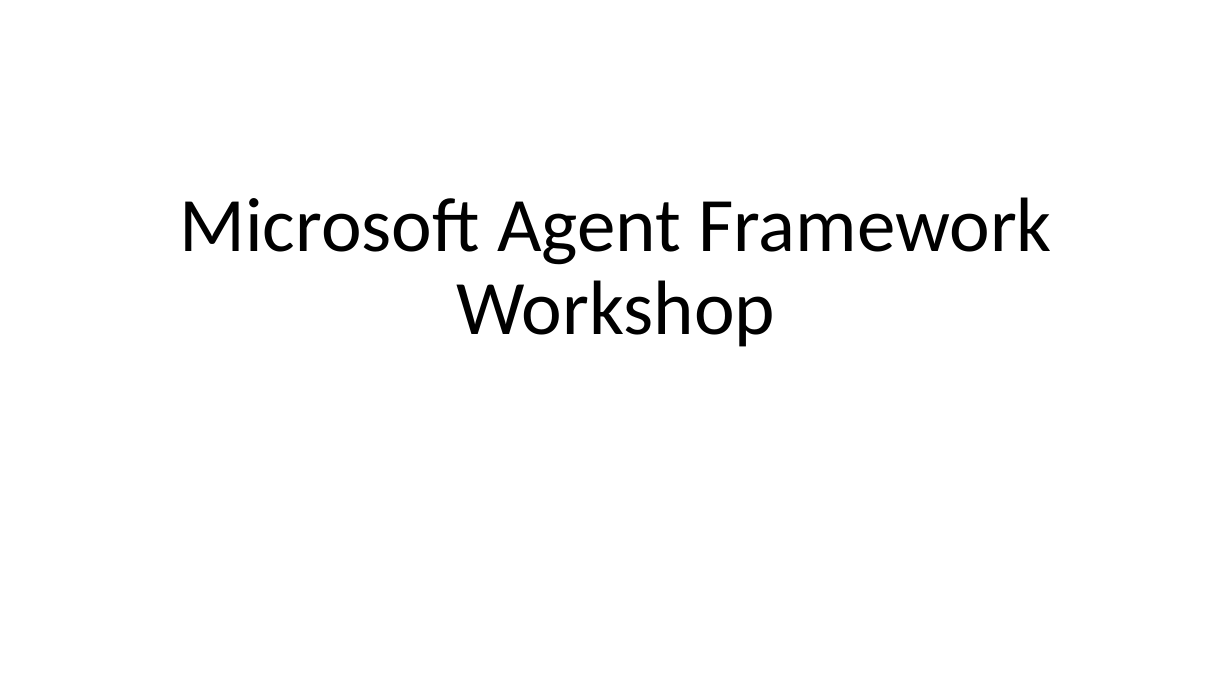
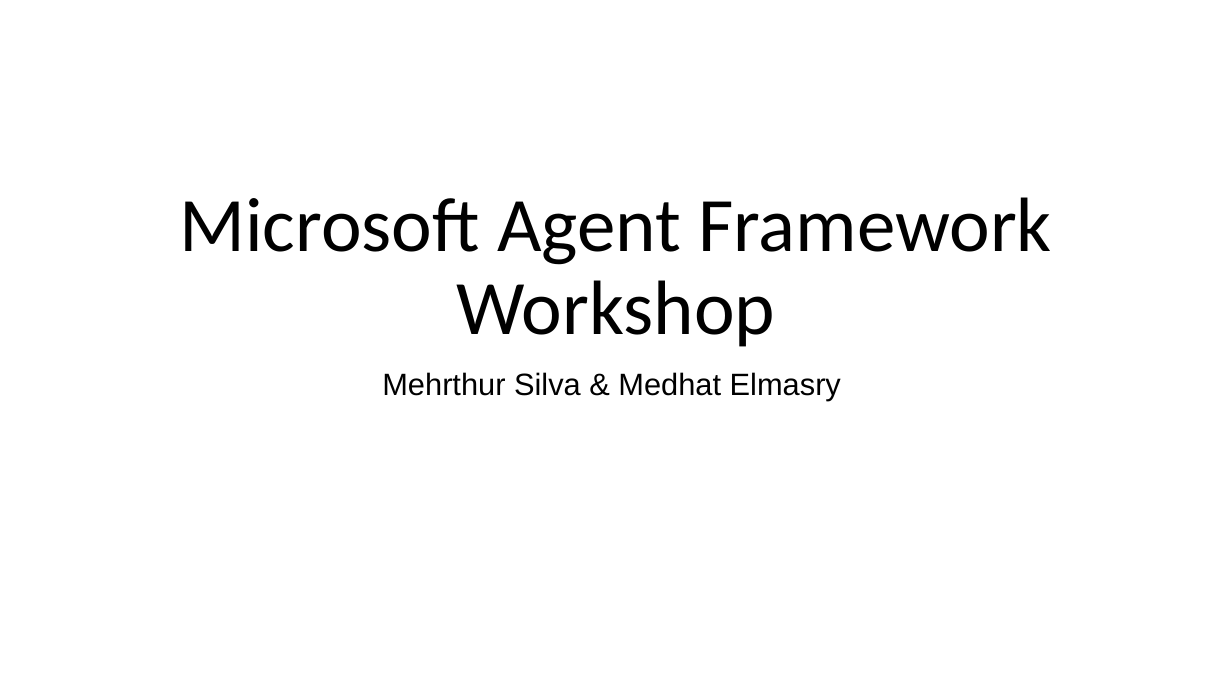
Before and after one commit to mehrthur-teste/NetBCConfJan21, a slide deck: slide 1 of docs/revised-tuesday.pptx. Drawn at 1232x693 pixels with LibreOffice and Linux fonts; fonts in the diff are those of the drawing. Boxes give left, top, right and bottom in pixels: in the first picture for what was removed or moved away, otherwise in the second. Text is boxed around its words. In the diff, an @@ line names an element or a change of style, - is before the commit and + after.

Commit message:
added presenter names to 1st slide

```diff
--- a/docs/revised-tuesday.pptx
+++ b/docs/revised-tuesday.pptx
@@ subtitle added at <box>382,372,841,400</box>, 24 pt, text #000000 @@
+Mehrthur Silva & Medhat Elmasry
```
